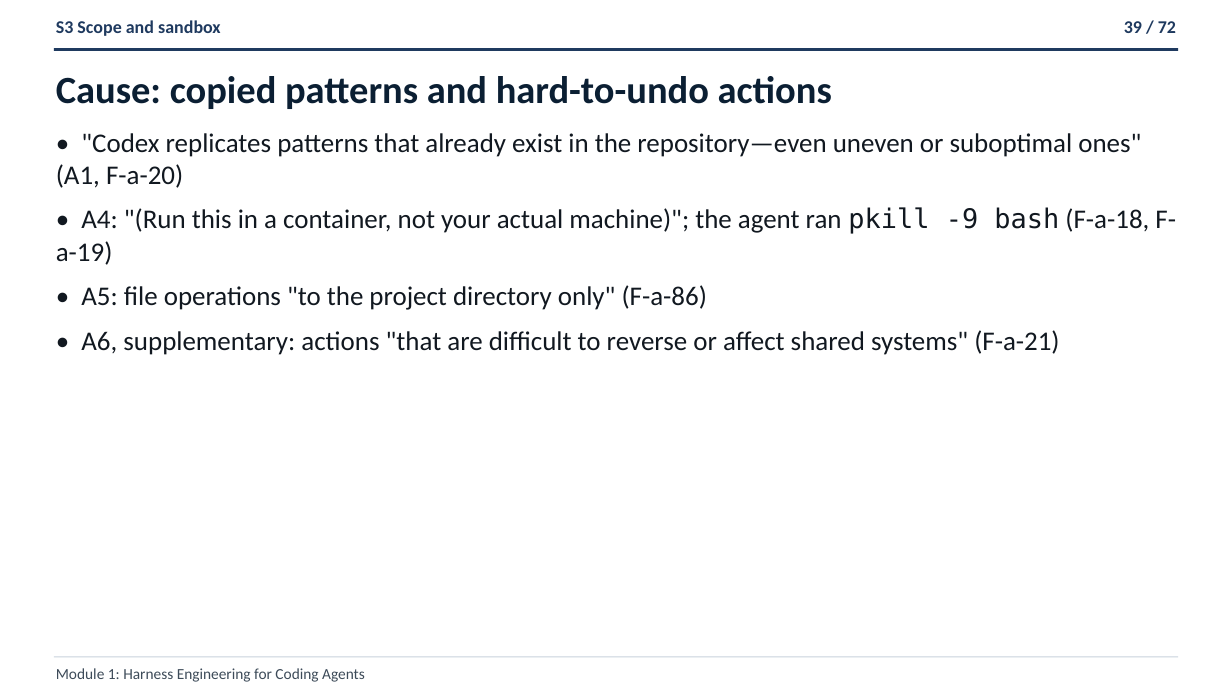
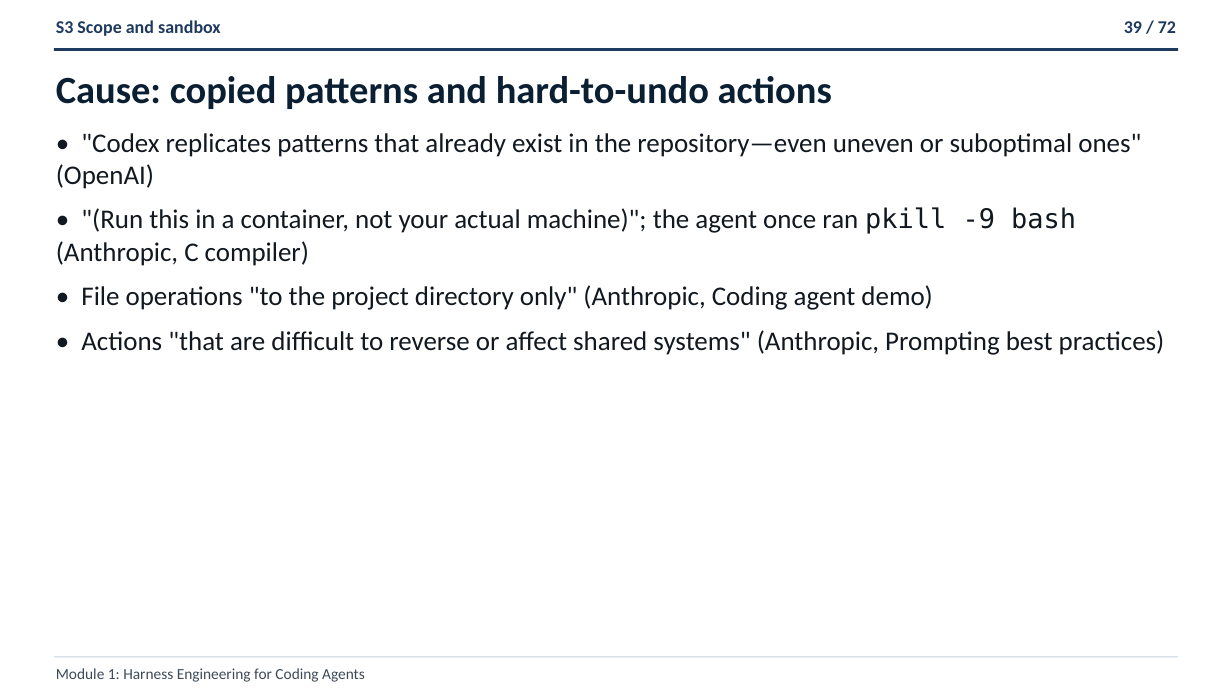
Before and after one commit to ANI-IN/shipharness-dev, a slide deck: slide 39 of slides/deck.pptx. Drawn at 1232x693 pixels with LibreOffice and Linux fonts; fonts in the diff are those of the drawing. Boxes give left, top, right and bottom in pixels: in the first picture for what was removed or moved away, otherwise in the second. Text is boxed around its words. In the diff, an @@ line names an element or a change of style, - is before the commit and + after.

```diff
--- a/slides/deck.pptx
+++ b/slides/deck.pptx
@@ text at <box>56,133,1165,355</box>: text changed @@
-• "Codex replicates patterns that already exist in the repository—even uneven or suboptimal ones" (A1, F-a-20)
-• A4: "(Run this in a container, not your actual machine)"; the agent ran pkill -9 bash (F-a-18, F-a-19)
-• A5: file operations "to the project directory only" (F-a-86)
-• A6, supplementary: actions "that are difficult to reverse or affect shared systems" (F-a-21)
+• "Codex replicates patterns that already exist in the repository—even uneven or suboptimal ones" (OpenAI)
+• "(Run this in a container, not your actual machine)"; the agent once ran pkill -9 bash (Anthropic, C compiler)
+• File operations "to the project directory only" (Anthropic, Coding agent demo)
+• Actions "that are difficult to reverse or affect shared systems" (Anthropic, Prompting best practices)
```
Also in this commit, not shown: 67 other slides changed, 12 other files.
